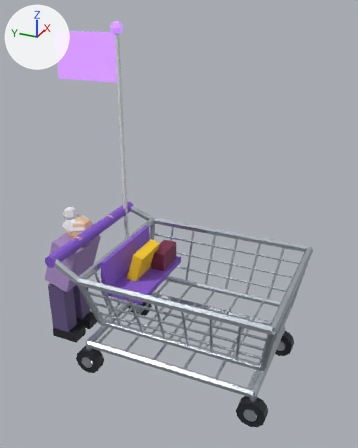
The glTF model games/drift-foundry/src/game/art/cart-rival-grandma.glb: old version first, new version second.
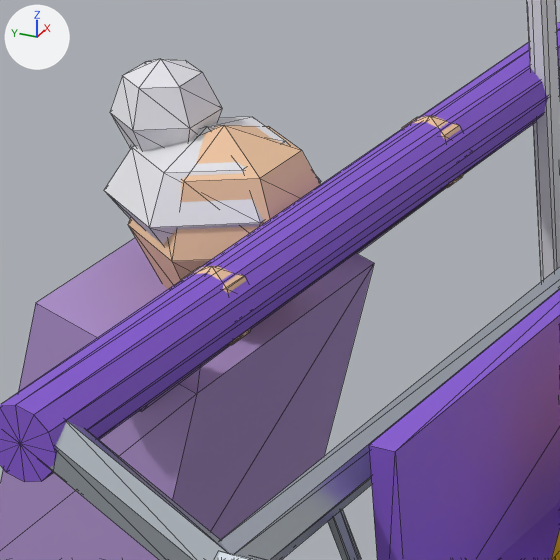
Each version appears first whole from a 50 mm camera at (-3.72, -1.6, 3.38) aimed at (0.05, 0.09, 1.49), and next in a close-up on the part from 13% to 36% of the width and 44% to 62% of the height. Every picture has the same lights, and +X, +Y and +Z are marked at upper left. The first two pictures are the older version. The close-ups show mesh edges as thin lines. Vertices at exactly the same position are counted once.

The scene before the commit, as lines of its bpy script (objects in view):
```python
me_mesh_0 = bpy.data.meshes.new('Mesh_0')
me_mesh_0.from_pydata(...)  # 1592 vertices, 2856 faces; spans x -0.74..0.74, y -1.03..1.65, z 0.0..3.18
me_mesh_0.materials.append(mat_23262d)  # black #23262d
me_mesh_0.materials.append(mat_c9d1d9)  # light grey #c9d1d9
me_mesh_0.materials.append(mat_8a5cd6)  # purple #8a5cd6
me_mesh_0.materials.append(mat_e8eaec)  # white #e8eaec
me_mesh_0.materials.append(mat_b07cff)  # purple #b07cff, glowing purple #b07cff
me_mesh_0.materials.append(mat_6b5a8a)  # purple #6b5a8a
me_mesh_0.materials.append(mat_b89ad6)  # purple #b89ad6
me_mesh_0.materials.append(mat_f1c7a1)  # beige #f1c7a1
me_mesh_0.materials.append(mat_e8e8ec)  # white #e8e8ec
me_mesh_0.materials.append(mat_ffd21e)  # yellow #ffd21e
me_mesh_0.materials.append(mat_7a2a4a)  # dark red #7a2a4a
ob_cart_rival_grandma = bpy.data.objects.new('cart-rival-grandma', me_mesh_0)
ob_cart_rival_grandma.location = (0.0, 0.0, 0.0)
```
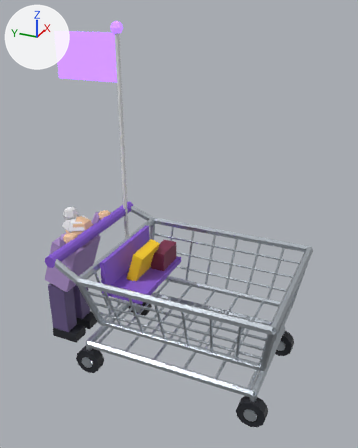
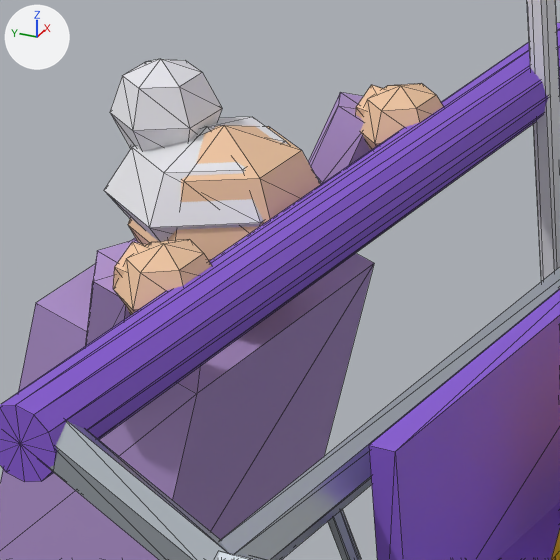
What the commit changed:
me_mesh_0 is used by ob_cart_rival_grandma; location (0.0, 0.0, 0.0).
me_mesh_0 had 1592 vertices, 2856 faces and spanned x -0.74..0.74, y -1.03..1.65, z 0.0..3.18.
me_mesh_0 now has 1618 vertices, 2904 faces and spans x -0.74..0.74, y -1.03..1.65, z 0.0..3.18.
me_mesh_0 part 1: a new loose piece, a UV sphere (6 segments, 4 rings, poles along z) spanning x 0.22..0.38, y 0.99..1.11, z 1.23..1.36, in mat_f1c7a1 (beige #f1c7a1).
Part 2, on me_mesh_0:
25 vertices are removed from x -0.34..0.32, y 0.94..1.04, z 1.21..1.33.
82 faces are deleted.
41 vertices move from x -0.33..0.34, y 0.95..1.24, z 1.05..1.33 to x -0.35..0.35, y 0.99..1.25, z 1.07..1.34.
26 vertices are added at x -0.38..0.34, y 0.99..1.12, z 1.23..1.36.
5 new vertices lie (0.0, 0.06, 0.01) away from vertices in x -0.32..0.3, y 0.95..1.03, z 1.23..1.31.
12 new faces join them, mat_b89ad6 (purple #b89ad6).
82 new faces join them, mat_f1c7a1 (beige #f1c7a1).

Location of each change, (x1, y1, x2, y2) in pixels of the close-ups (560 x 560 px; the box of a moved part takes in the faces that stretch with it):
part 1 of me_mesh_0, added (beige)
    after: (360, 83, 443, 151)
part 2 of me_mesh_0, moved or reshaped
    before: (138, 116, 464, 412)
    after: (85, 85, 384, 346)
